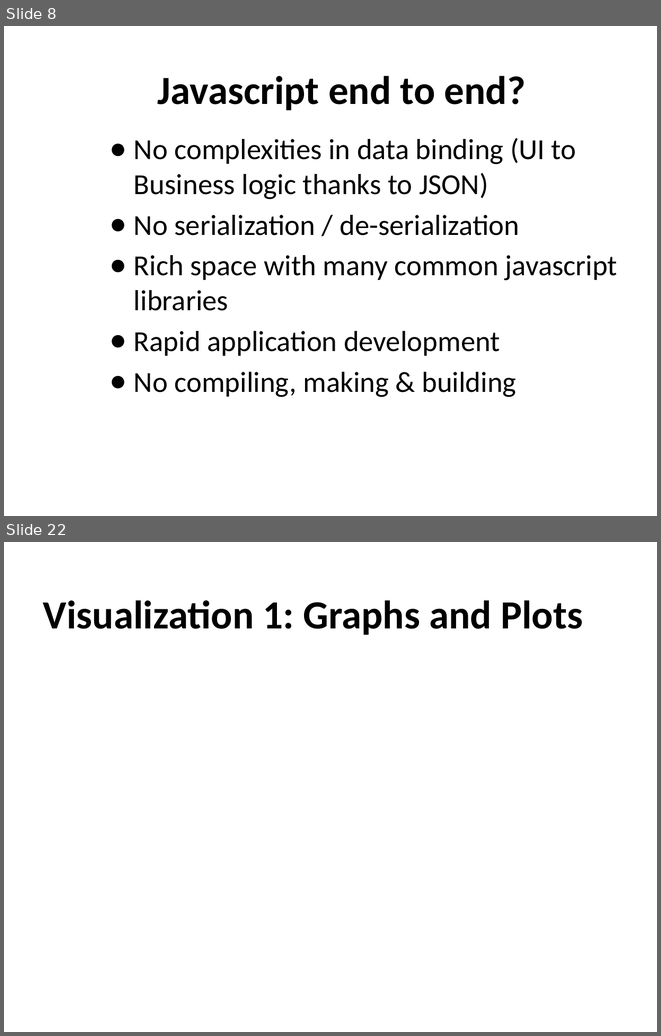
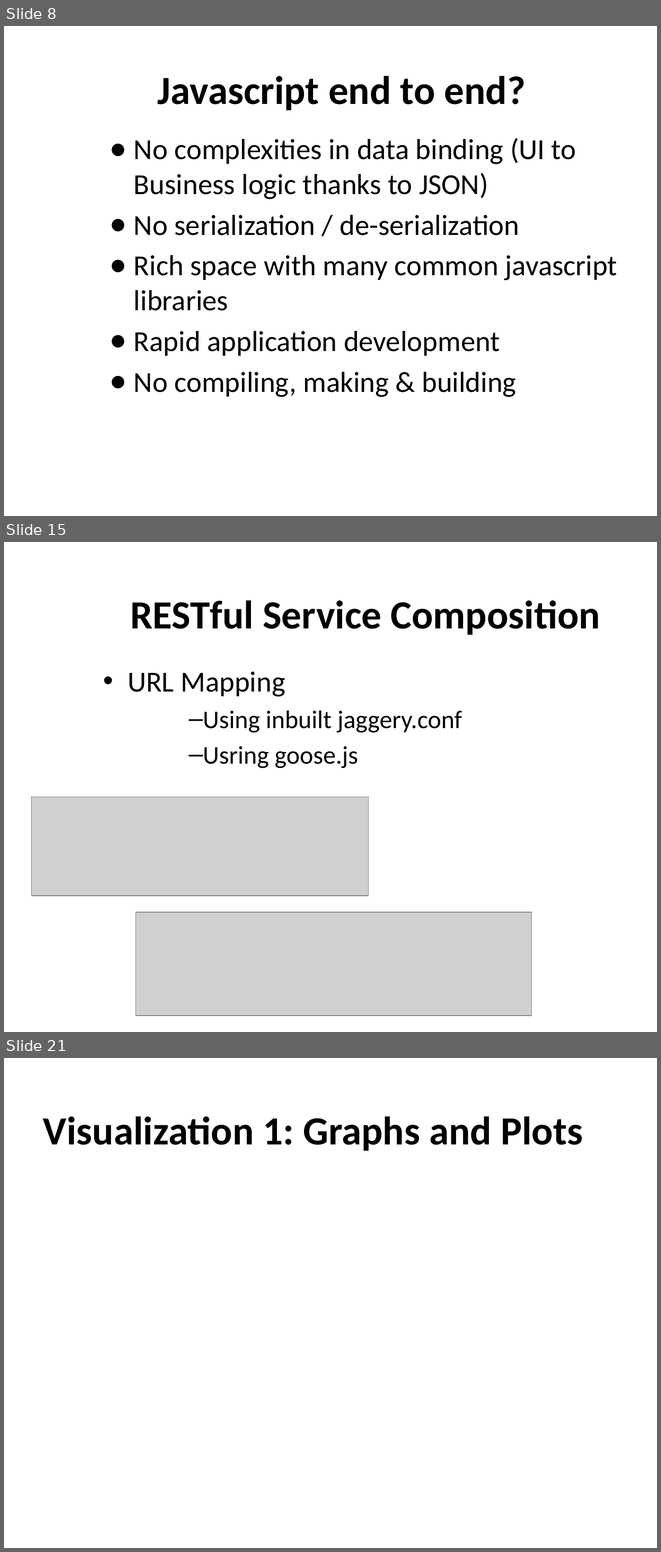
Before and after one commit to nuwanbando/coffee-shop, a slide deck: slides/WebAppDevelopmentWithJavaScript.pptx. Shown one above the other, each under a label of ours: slides 8 and 22 before the commit, slides 8, 15 and 21 after it; the slides between them are not shown. The pictures are 661x1036 and 661x1552 pixels, drawn with LibreOffice and Linux fonts; fonts in the diff are those of the drawing; grey boxes stand for pictures; background and template pictures are left out. Boxes give left, top, right and bottom in pixels: in the first picture for what was removed or moved away, otherwise in the second. Text is boxed around its words. In the diff, an @@ line names an element or a change of style, - is before the commit and + after.

```diff
--- a/slides/WebAppDevelopmentWithJavaScript.pptx
+++ b/slides/WebAppDevelopmentWithJavaScript.pptx
@@ slide 15 added at (x1=4, y1=542, x2=657, y2=1032), background picture (left out) @@
@@ title added at (x1=130, y1=600, x2=600, y2=635), 44 pt, text #000000, bold @@
+RESTful Service Composition
@@ text added at (x1=127, y1=671, x2=462, y2=768), 28 pt, text #000000 @@
+• URL Mapping
+  – Using inbuilt jaggery.conf
+  – Usring goose.js
@@ picture added at (x1=32, y1=796, x2=369, y2=896) @@
@@ picture added at (x1=136, y1=912, x2=531, y2=1015) @@
@@ what was slide 22 is now slide 21 @@
```
Also in this commit, not shown: 9 slides changed, 6 other slides added, 8 slides removed, 1 other file.
